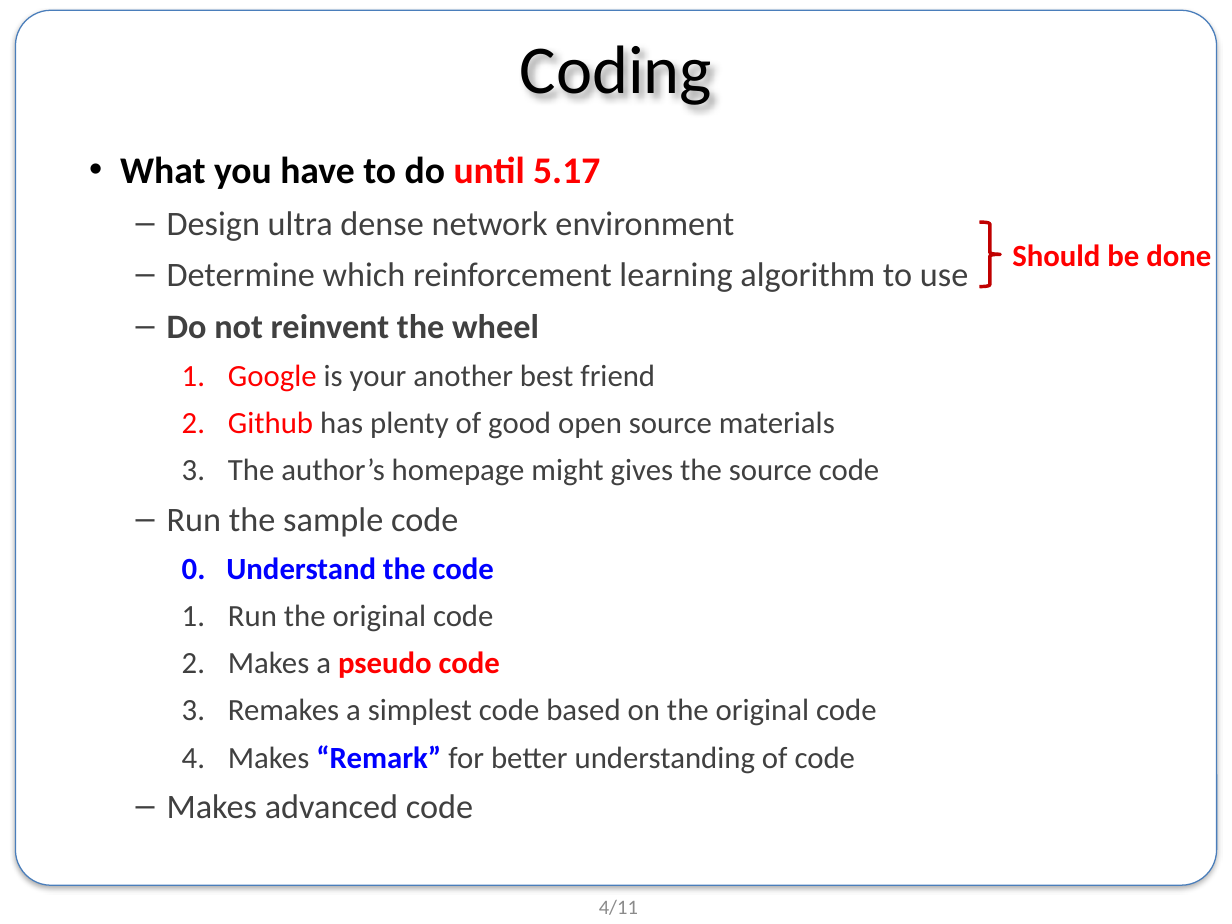
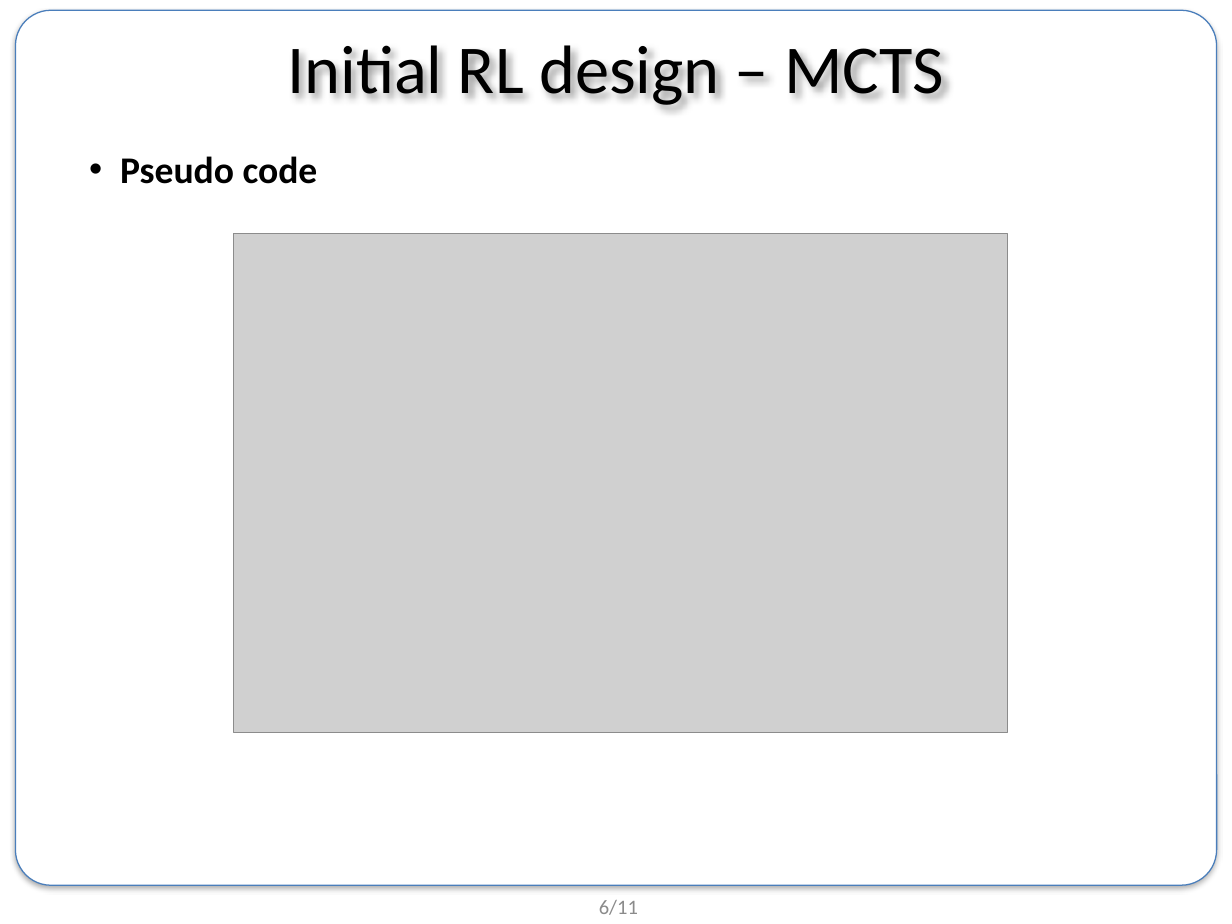
Before and after one commit to BongSangKim/UGRP, a slide deck: slide 6 of 0704 미팅/190704_UGRP_발표자료.pptx (slide 4 before the commit). Drawn at 1232x924 pixels with LibreOffice and Linux fonts; fonts in the diff are those of the drawing; grey boxes stand for pictures; background and template pictures are left out. Boxes give left, top, right and bottom in pixels: in the first picture for what was removed or moved away, otherwise in the second. Text is boxed around its words. In the diff, an @@ line names an element or a change of style, - is before the commit and + after.

```diff
--- a/0704 미팅/190704_UGRP_발표자료.pptx
+++ b/0704 미팅/190704_UGRP_발표자료.pptx
@@ title at [287, 45, 944, 105]: text changed @@
-Coding
+Initial RL design – MCTS
@@ text at [120, 156, 318, 184]: text changed; size 18 to 22 pt; text colour #404040 to #000000; bold on @@
-• What you have to do until 5.17
-  – Design ultra dense network environment
-  – Determine which reinforcement learning algorithm to use
-  – Do not reinvent the wheel
-    1. Google is your another best friend
-    2. Github has plenty of good open source materials
-    3. The author’s homepage might gives the source code
-  – Run the sample code
-    0. Understand the code
-    1. Run the original code
-    2. Makes a pseudo code
-    3. Remakes a simplest code based on the original code
-    4. Makes “Remark” for better understanding of code
-  – Makes advanced code
+• Pseudo code
@@ picture added at [234, 234, 1008, 733] @@
@@ right brace removed at [979, 222, 1000, 286] @@
@@ text removed at [1012, 244, 1211, 267] @@
-Should be done
@@ page number at [599, 900, 638, 915]: text changed @@
-4/11
+6/11
```
Also in this commit, not shown: 7 slides added, 15 slides removed, 1 other file.
